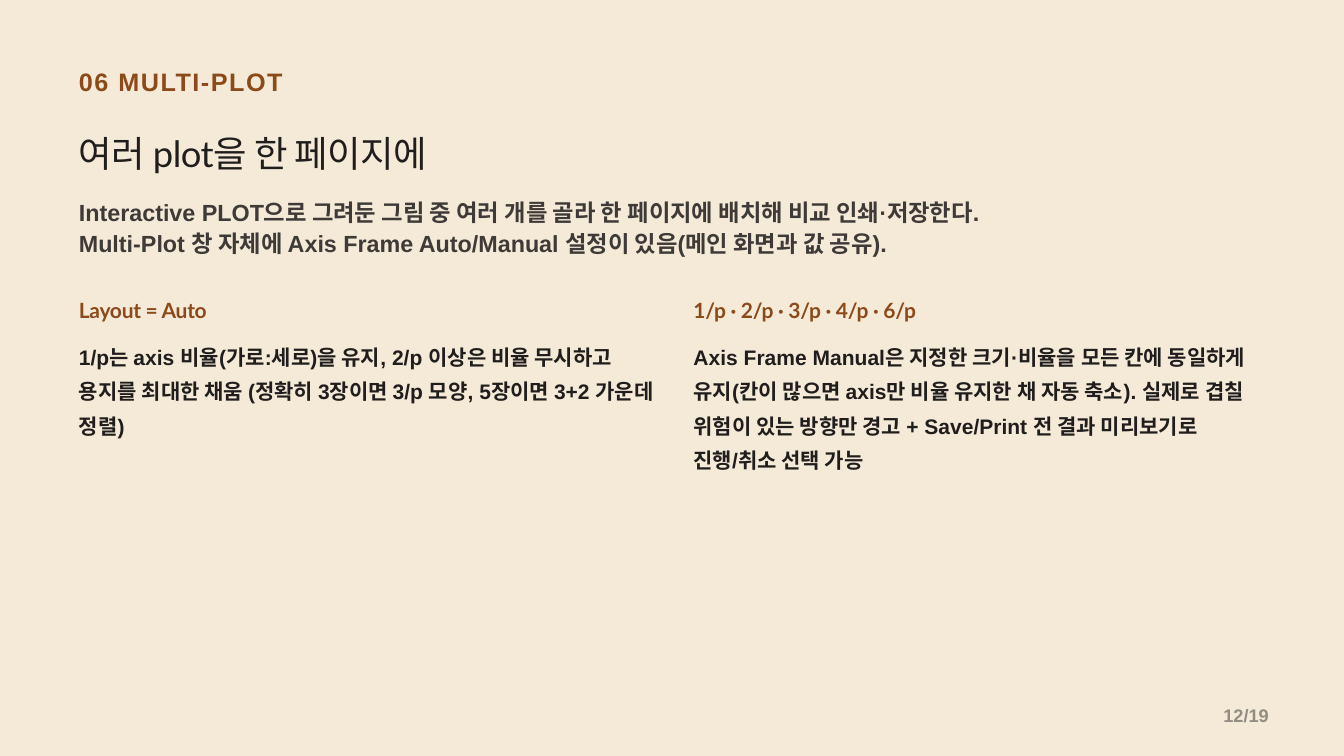
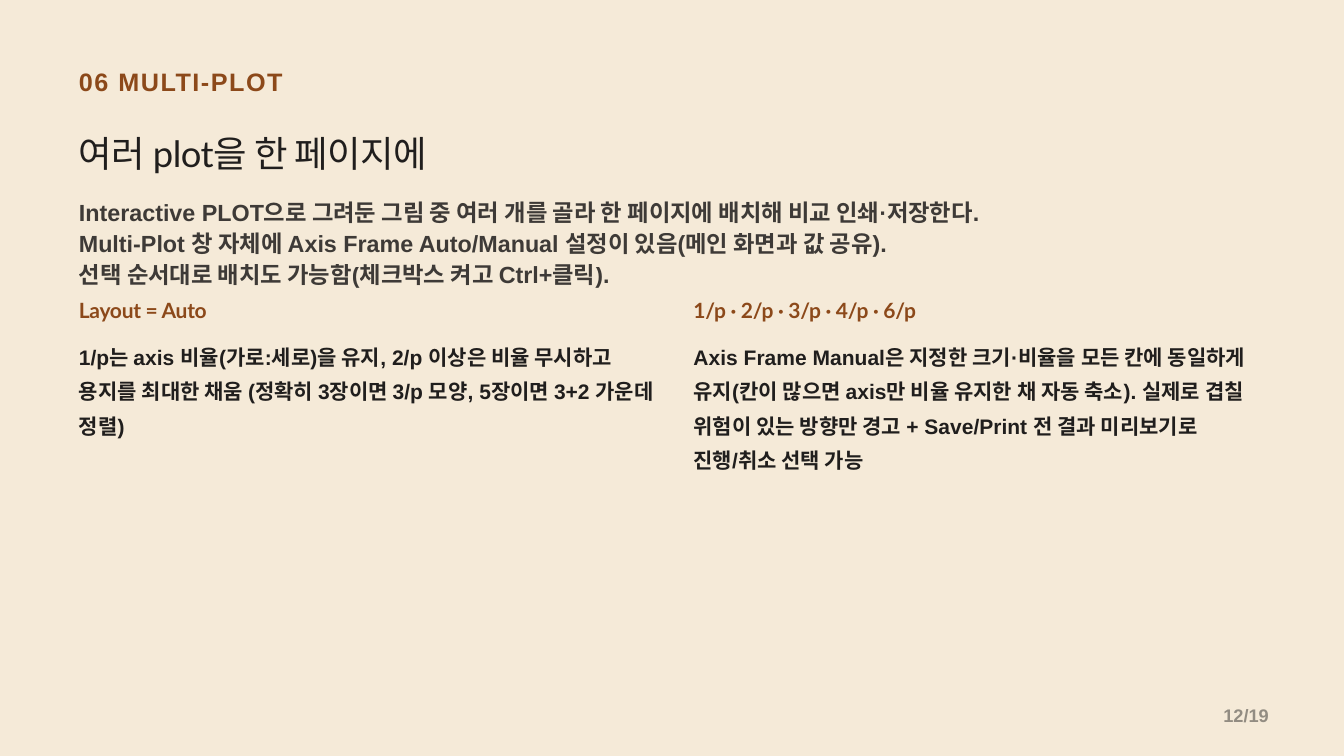
Before and after one commit to CWKIM113/CathPlot_Pub, a slide deck: slide 12 of CathPlot_Deck.pptx. Drawn at 1344x756 pixels with LibreOffice and Linux fonts; fonts in the diff are those of the drawing. Boxes give left, top, right and bottom in pixels: in the first picture for what was removed or moved away, otherwise in the second. Text is boxed around its words. In the diff, an @@ line names an element or a change of style, - is before the commit and + after.

```diff
--- a/CathPlot_Deck.pptx
+++ b/CathPlot_Deck.pptx
@@ text at (79,264,610,288): paragraph added @@
+선택 순서대로 배치도 가능함(체크박스 켜고 Ctrl+클릭).
```
Also in this commit, not shown: 2 other slides changed, 2 other files.
